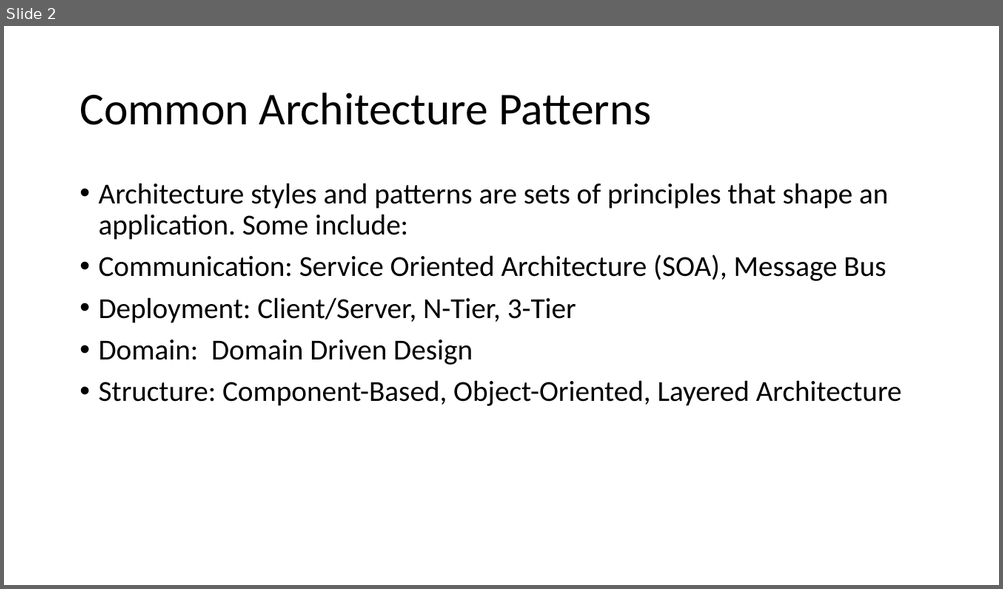
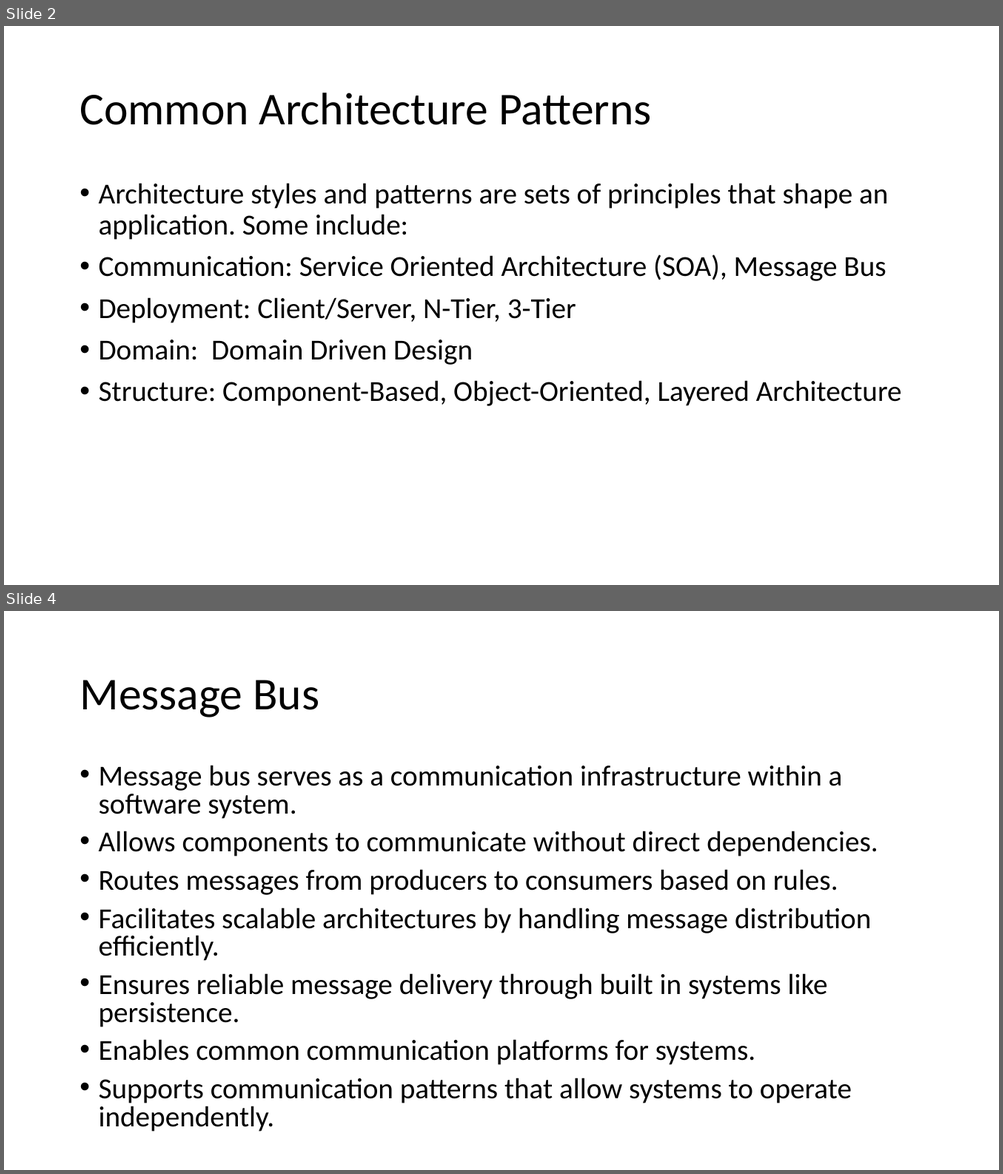
Before and after one commit to EricDeBuitleir/FYP-Public, a slide deck: Final Year Project/Architecture Application Presentation.pptx. Shown one above the other, each under a label of ours: slide 2 before the commit, slides 2 and 4 after it; the slides between them are not shown. The pictures are 1003x589 and 1003x1174 pixels, drawn with LibreOffice and Linux fonts; fonts in the diff are those of the drawing. Boxes give left, top, right and bottom in pixels: in the first picture for what was removed or moved away, otherwise in the second. Text is boxed around its words. In the diff, an @@ line names an element or a change of style, - is before the commit and + after.

```diff
--- a/Final Year Project/Architecture Application Presentation.pptx
+++ b/Final Year Project/Architecture Application Presentation.pptx
@@ slide 4 added at <box>4,611,999,1170</box>, background #FFFFFF @@
@@ title added at <box>79,680,319,718</box>, 44 pt, text #000000 @@
+Message Bus
@@ text added at <box>99,765,877,1132</box>, 28 pt, text #000000 @@
+• Message bus serves as a communication infrastructure within a software system.
+• Allows components to communicate without direct dependencies.
+• Routes messages from producers to consumers based on rules.
+• Facilitates scalable architectures by handling message distribution efficiently.
+• Ensures reliable message delivery through built in systems like persistence.
+• Enables common communication platforms for systems.
+• Supports communication patterns that allow systems to operate independently.
```
Also in this commit, not shown: 2 other slides added, 2 other files.
